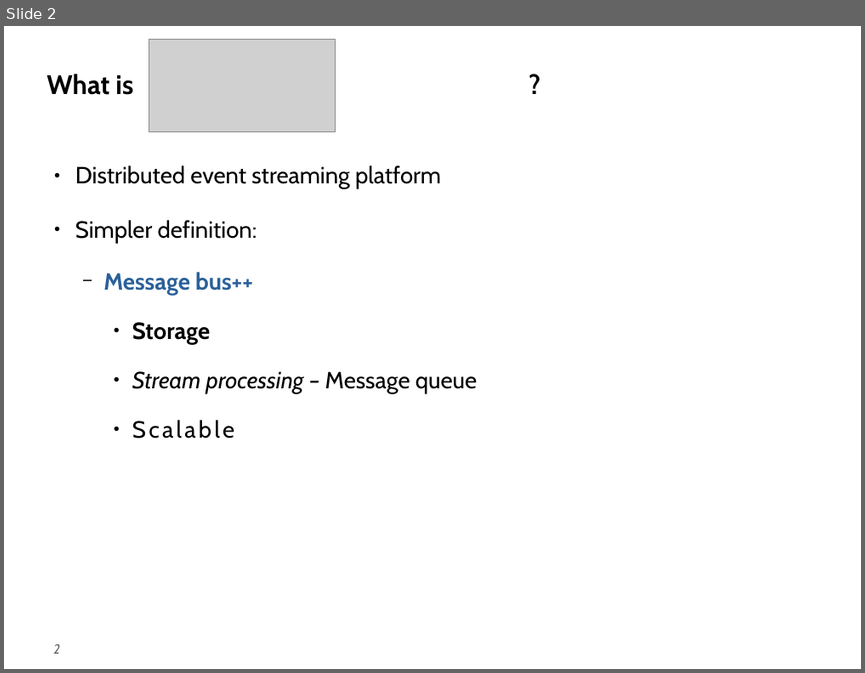
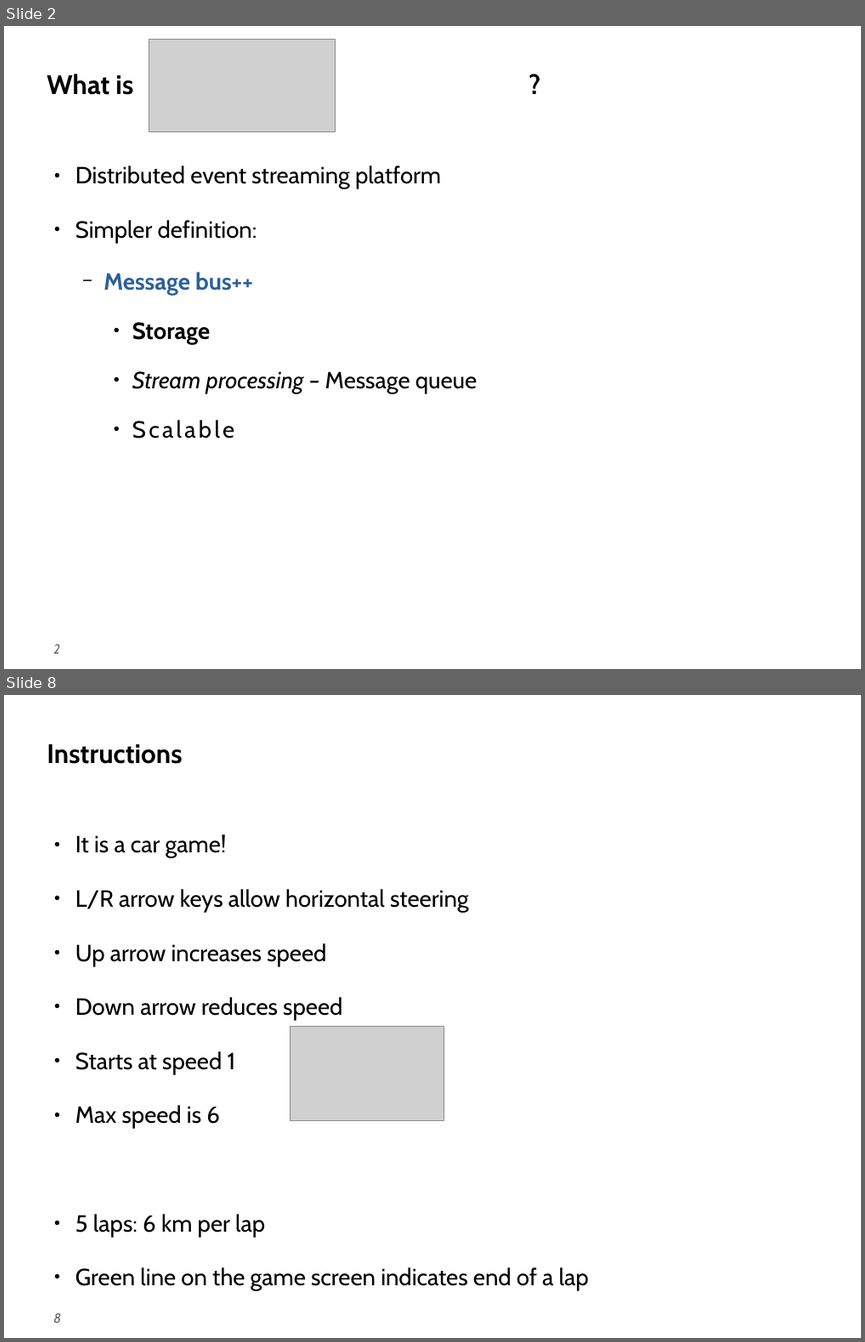
Before and after one commit to theflyingrahul/kafka_f1, a slide deck: Slides.odp. Shown one above the other, each under a label of ours: slide 2 before the commit, slides 2 and 8 after it; the slides between them are not shown. The pictures are 865x673 and 865x1342 pixels, drawn with LibreOffice and Linux fonts; fonts in the diff are those of the drawing; grey boxes stand for pictures. Boxes give left, top, right and bottom in pixels: in the first picture for what was removed or moved away, otherwise in the second. Text is boxed around its words. In the diff, an @@ line names an element or a change of style, - is before the commit and + after.

```diff
--- a/Slides.odp
+++ b/Slides.odp
@@ slide 8 added at [4, 695, 861, 1338], background #FFFFFF; not listed: 1 template element that a slide beside it also shows @@
@@ title added at [46, 744, 182, 764], 32 pt, text #000000, bold @@
+Instructions
@@ text added at [75, 834, 589, 1290], 28 pt, text #000000 @@
+● It is a car game!
+● L/R arrow keys allow horizontal steering
+● Up arrow increases speed
+● Down arrow reduces speed
+● Starts at speed 1
+● Max speed is 6
+● 5 laps: 6 km per lap
+● Green line on the game screen indicates end of a lap
@@ picture added at [290, 1027, 444, 1120] @@
```
Also in this commit, not shown: 9 other slides added, 2 other files.
